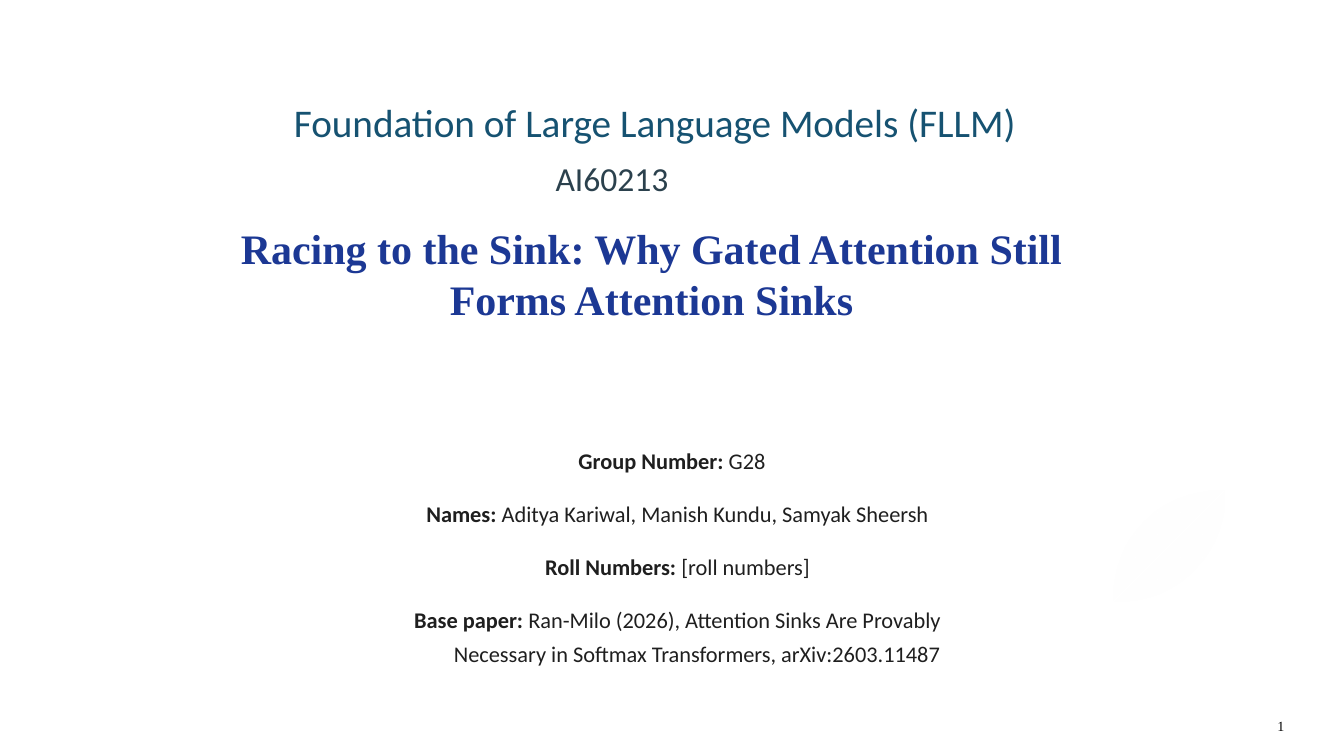
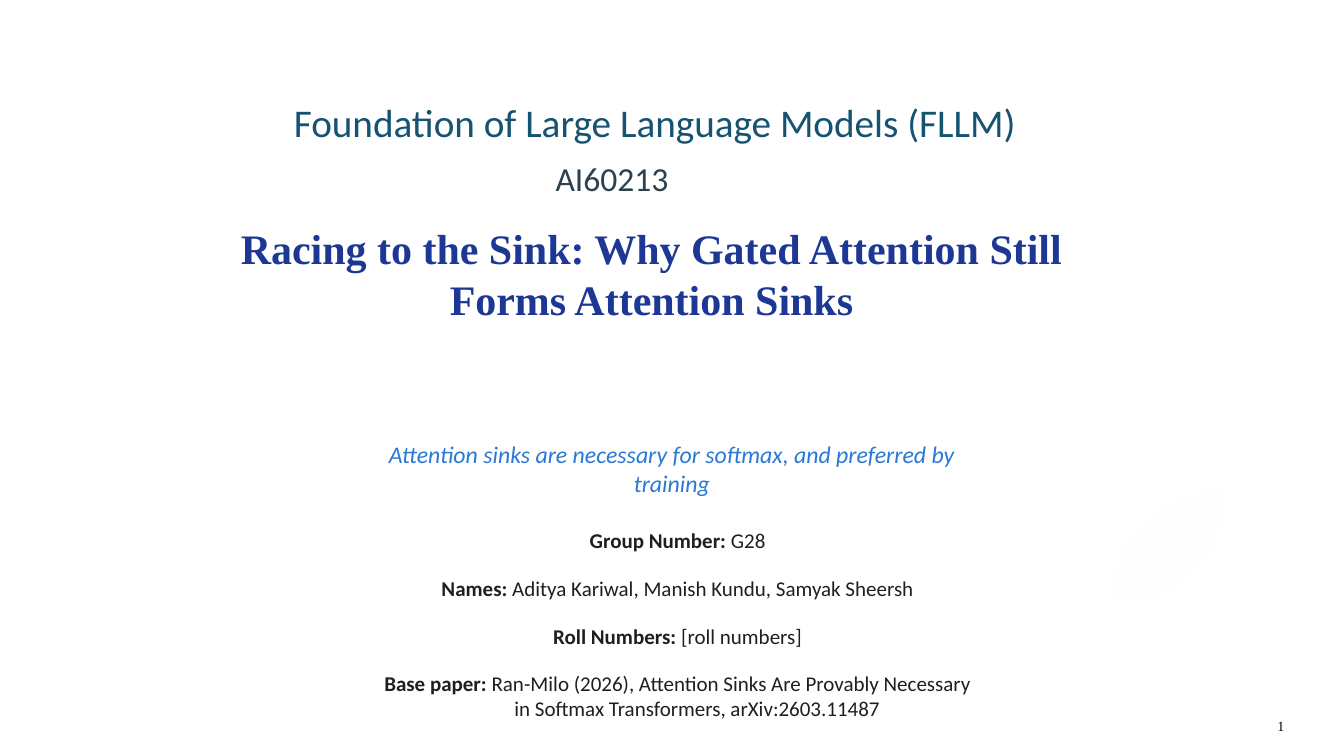
Before and after one commit to Adityakariwal/fllm-final-project, a slide deck: slide 1 of ppt/G28_presentation.pptx. Drawn at 1344x756 pixels with LibreOffice and Linux fonts; fonts in the diff are those of the drawing. Boxes give left, top, right and bottom in pixels: in the first picture for what was removed or moved away, otherwise in the second. Text is boxed around its words. In the diff, an @@ line names an element or a change of style, - is before the commit and + after.

```diff
--- a/ppt/G28_presentation.pptx
+++ b/ppt/G28_presentation.pptx
@@ subtitle at [389,446,955,496]: paragraph added @@
+Attention sinks are necessary for softmax, and preferred by training
@@ subtitle at [384,533,971,719]: size 16 to 15 pt in "Group Number: G28", "Names: Aditya Kariwal, Manish Kundu, Samyak Sheersh", "Roll Numbers: [roll numbers]", "Base paper: Ran-Milo (2026), Attention Sinks Are ..."; indent changed; line spacing 1.25 to 1; more space between paragraphs @@
```
Also in this commit, not shown: 5 other slides changed, 5 other files.
